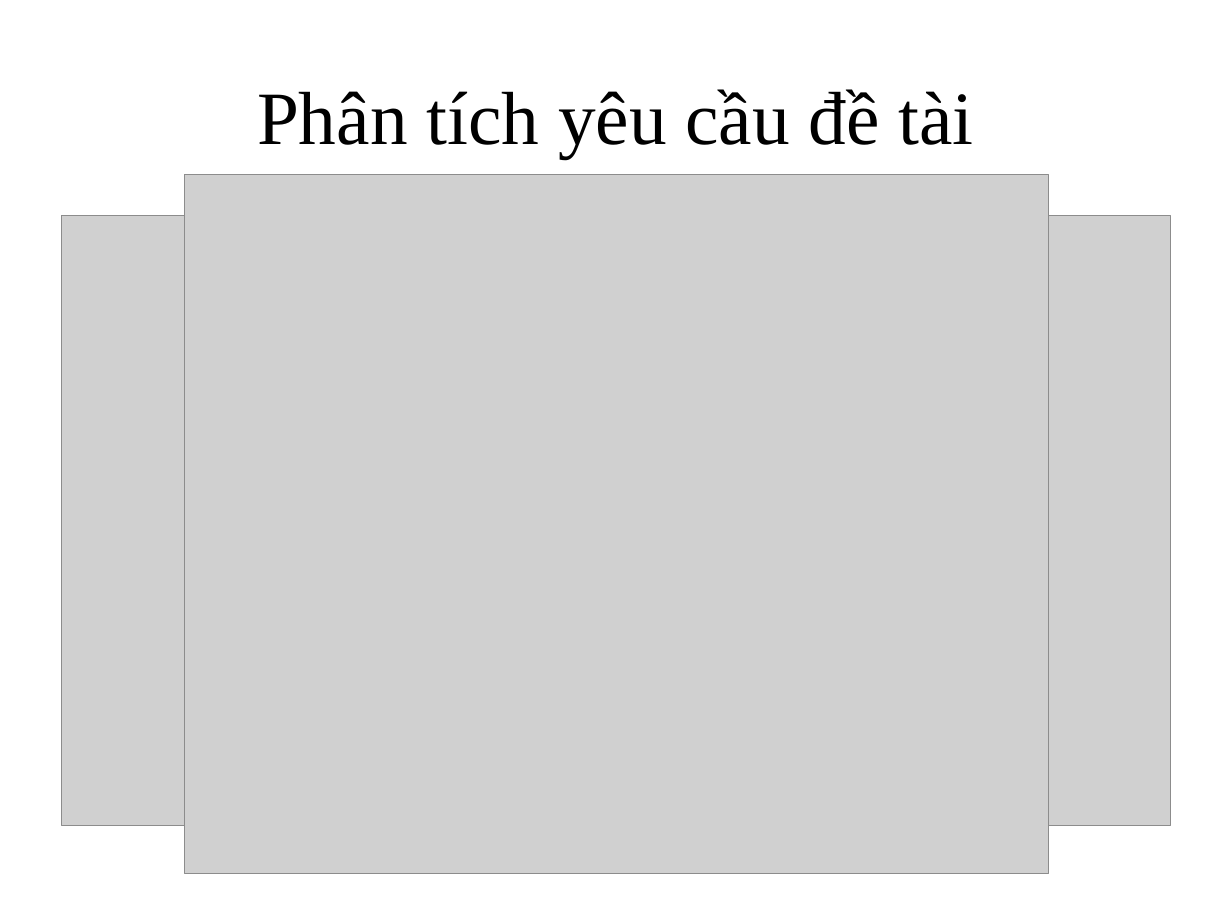
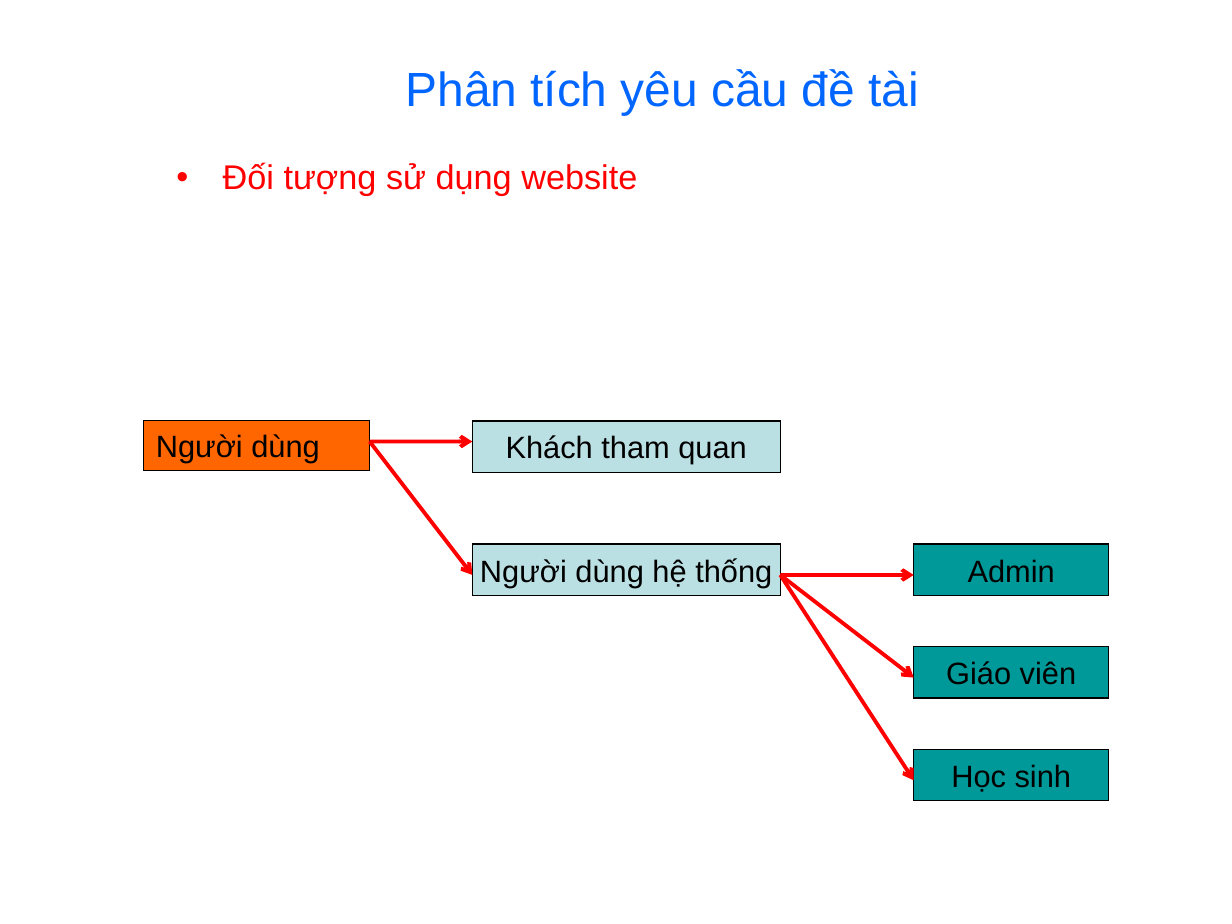
Before and after one commit to btnguyen2k/hsms, a slide deck: slide 3 of HSMS/Resources/baocaophanbien.ppt. Drawn at 1232x924 pixels with LibreOffice and Linux fonts; fonts in the diff are those of the drawing; grey boxes stand for pictures; background and template pictures are left out. Boxes give left, top, right and bottom in pixels: in the first picture for what was removed or moved away, otherwise in the second. Text is boxed around its words. In the diff, an @@ line names an element or a change of style, - is before the commit and + after.

```diff
--- a/HSMS/Resources/baocaophanbien.ppt
+++ b/HSMS/Resources/baocaophanbien.ppt
@@ title "Phân tích yêu cầu đề ...": place and size @@
-title "Phân tích yêu cầu đề ..." at [257, 89, 974, 158]
+title "Phân tích yêu cầu đề ..." at [405, 69, 919, 115]
@@ title "Phân tích yêu cầu đề ..." at [405, 69, 919, 115]: size 44 to 28 pt, font Times New Roman to Arial, text colour #000000 to #0066FF @@
@@ picture removed at [185, 175, 1048, 875] @@
@@ text added at [223, 162, 637, 196], 20 pt, text #FF0000 @@
+• Đối tượng sử dụng website
@@ picture removed at [62, 216, 1170, 825] @@
@@ rectangle added at [144, 421, 370, 471], fill #FF6600, outline #000000 0.74 pt, 18 pt, text #000000 @@
+Người dùng
@@ arrow added from (370, 441) to (472, 441), #FF0000 2.24 pt @@
@@ arrow added from (370, 441) to (472, 575), #FF0000 2.24 pt @@
@@ rectangle added at [472, 421, 780, 473], fill #BBE0E3, outline #000000 0.74 pt, 18 pt, text #000000 @@
+Khách tham quan
@@ rectangle added at [472, 545, 780, 596], fill #BBE0E3, outline #000000 0.74 pt, 18 pt, text #000000 @@
+Người dùng hệ thống
@@ rectangle added at [914, 545, 1109, 596], fill #009999, outline #000000 0.74 pt, 18 pt, text #000000 @@
+Admin
@@ arrow added from (780, 575) to (914, 575), #FF0000 2.24 pt @@
@@ arrow added from (780, 575) to (914, 678), #FF0000 2.24 pt @@
@@ arrow added from (780, 575) to (914, 780), #FF0000 2.24 pt @@
@@ rectangle added at [914, 647, 1109, 699], fill #009999, outline #000000 0.74 pt, 18 pt, text #000000 @@
+Giáo viên
@@ rectangle added at [914, 749, 1109, 801], fill #009999, outline #000000 0.74 pt, 18 pt, text #000000 @@
+Học sinh
```
Also in this commit, not shown: 7 other slides changed, 12 slides added, 12 slides removed, 2 other files.
